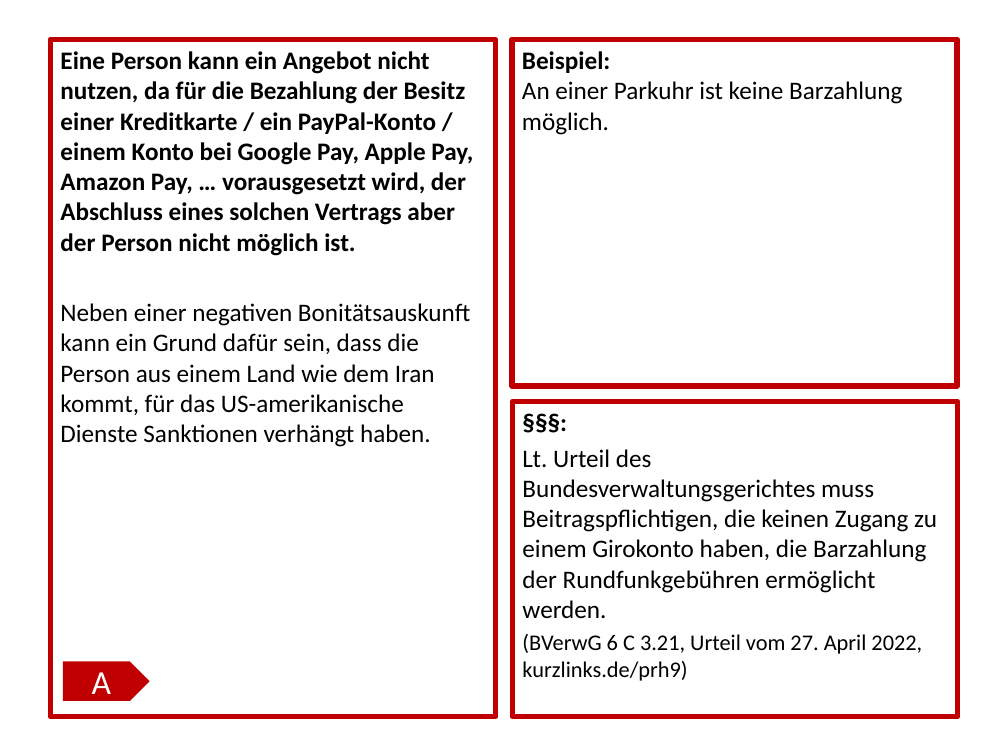
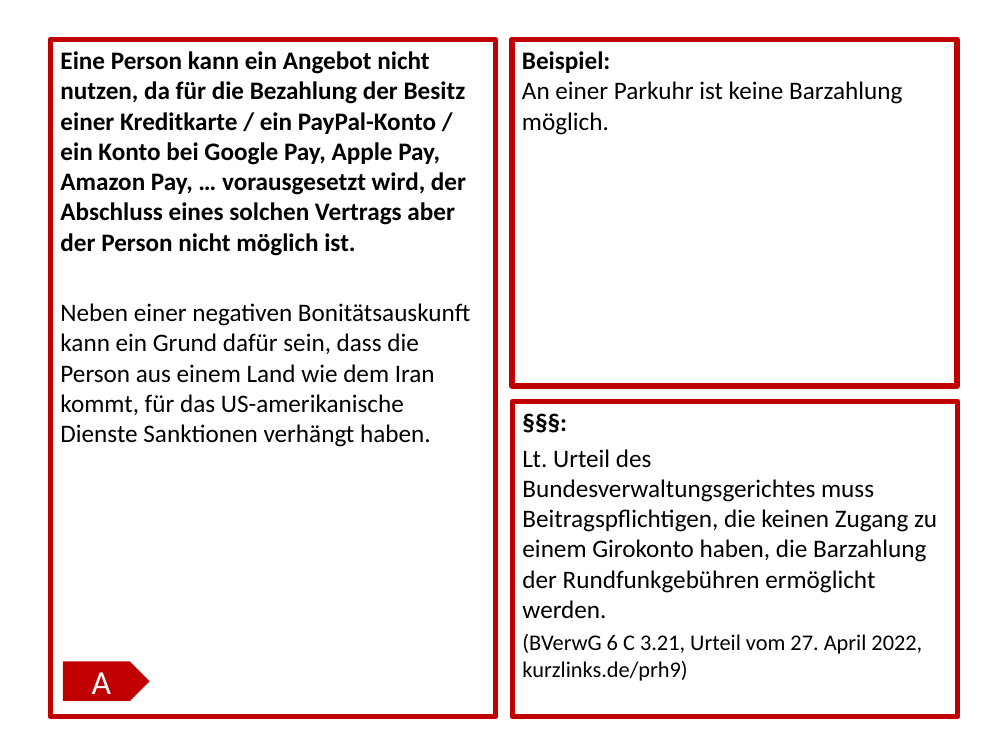
Before and after one commit to rlaue/processes4all, a slide deck: slide 2 of cards-german.pptx. Drawn at 1008x756 pixels with LibreOffice and Linux fonts; fonts in the diff are those of the drawing. Boxes give left, top, right and bottom in pixels: in the first picture for what was removed or moved away, otherwise in the second. Text is boxed around its words. In the diff, an @@ line names an element or a change of style, - is before the commit and + after.

```diff
--- a/cards-german.pptx
+++ b/cards-german.pptx
@@ text at [60, 51, 466, 256]: text changed @@
-Eine Person kann ein Angebot nicht nutzen, da für die Bezahlung der Besitz einer Kreditkarte / ein PayPal-Konto / einem Konto bei Google Pay, Apple Pay, Amazon Pay, … vorausgesetzt wird, der Abschluss eines solchen Vertrags aber der Person nicht möglich ist.
+Eine Person kann ein Angebot nicht nutzen, da für die Bezahlung der Besitz einer Kreditkarte / ein PayPal-Konto / ein Konto bei Google Pay, Apple Pay, Amazon Pay, … vorausgesetzt wird, der Abschluss eines solchen Vertrags aber der Person nicht möglich ist.
```
Also in this commit, not shown: 1 other slide changed, 1 other file.
